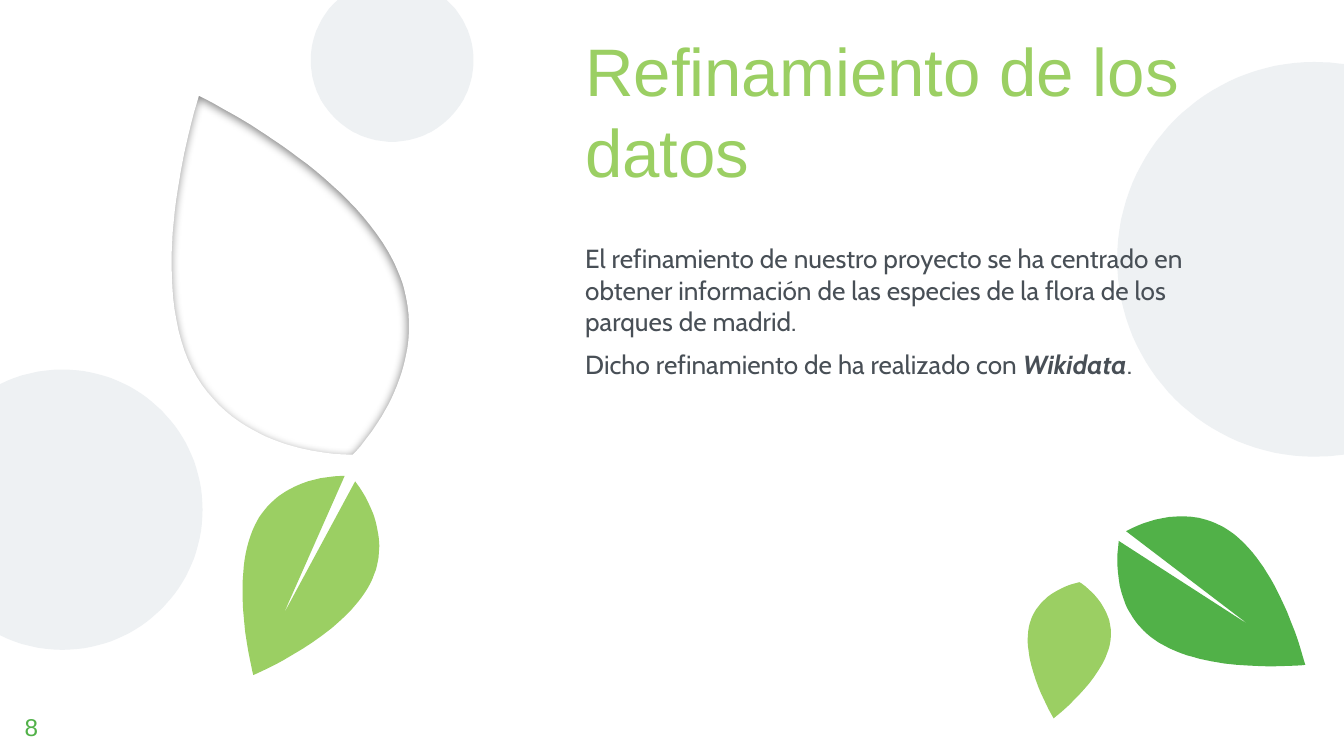
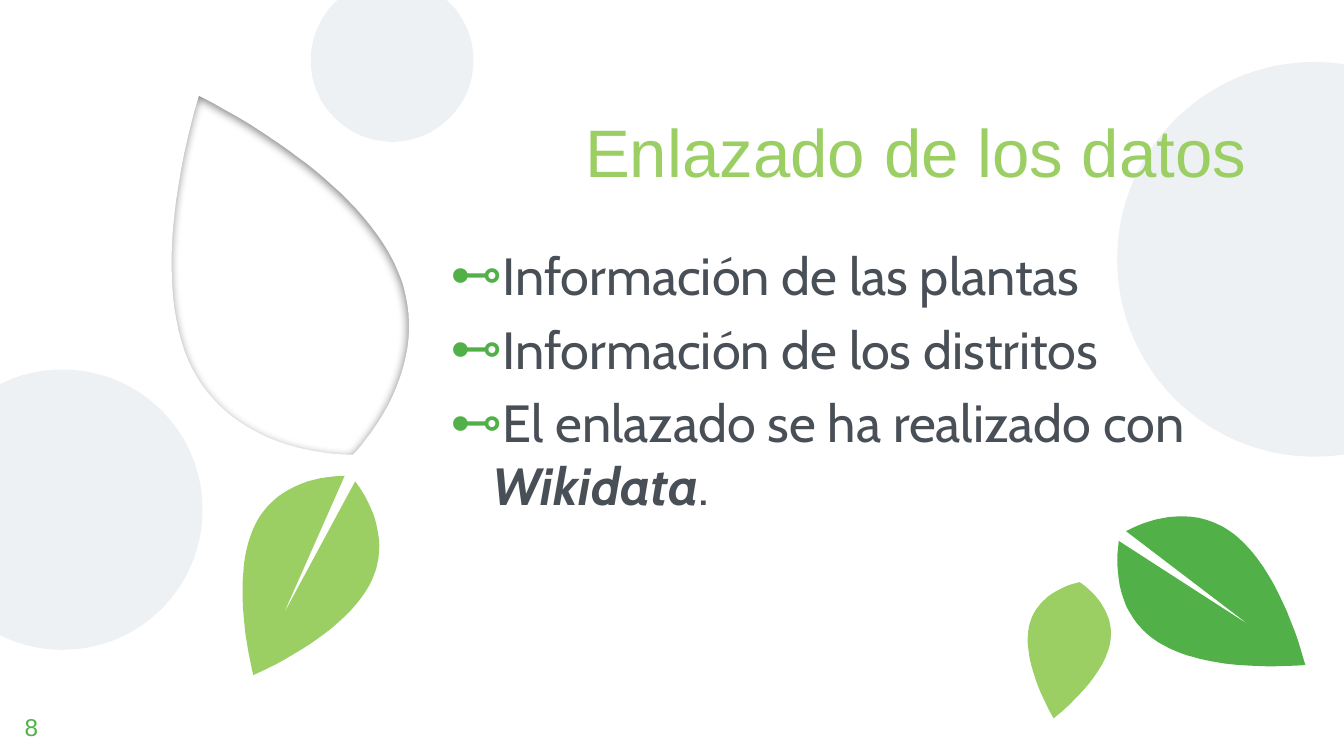
Before and after one commit to FacultadInformatica-LinkedData/Curso2019-2020, a slide deck: slide 8 of HandsOn/Group07/Presentación APP.pptx. Drawn at 1344x756 pixels with LibreOffice and Linux fonts; fonts in the diff are those of the drawing; background and template pictures are left out. Boxes give left, top, right and bottom in pixels: in the first picture for what was removed or moved away, otherwise in the second. Text is boxed around its words. In the diff, an @@ line names an element or a change of style, - is before the commit and + after.

```diff
--- a/HandsOn/Group07/Presentación APP.pptx
+++ b/HandsOn/Group07/Presentación APP.pptx
@@ title at box(585, 128, 1246, 178): text changed @@
-Refinamiento de los datos
+Enlazado de los datos
@@ text at box(492, 256, 1184, 506): text changed; size 14 to 28 pt @@
-El refinamiento de nuestro proyecto se ha centrado en obtener información de las especies de la flora de los parques de madrid.
-Dicho refinamiento de ha realizado con Wikidata.
+⊷ Información de las plantas
+⊷ Información de los distritos
+⊷ El enlazado se ha realizado con Wikidata.
```
Also in this commit, not shown: 5 other slides changed, 1 slide added.
